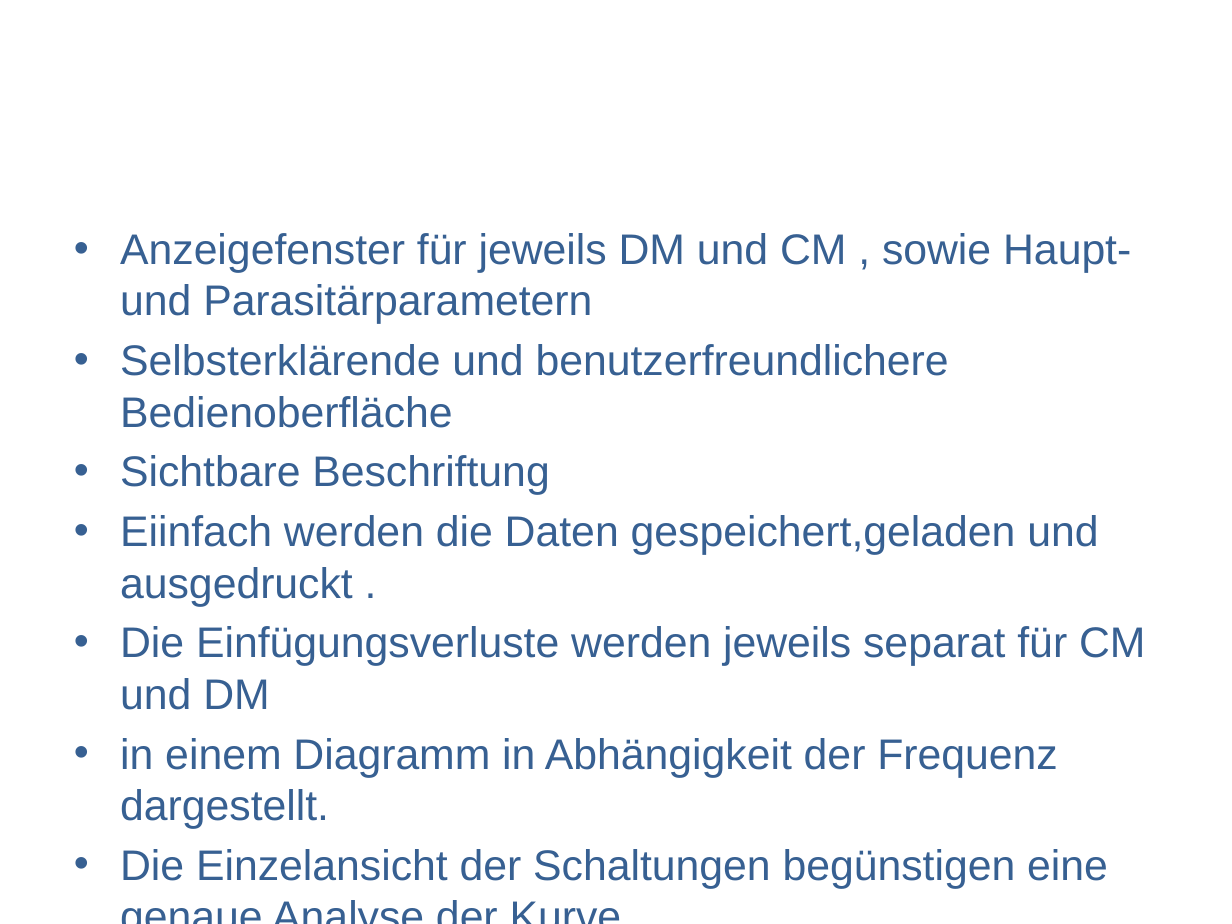
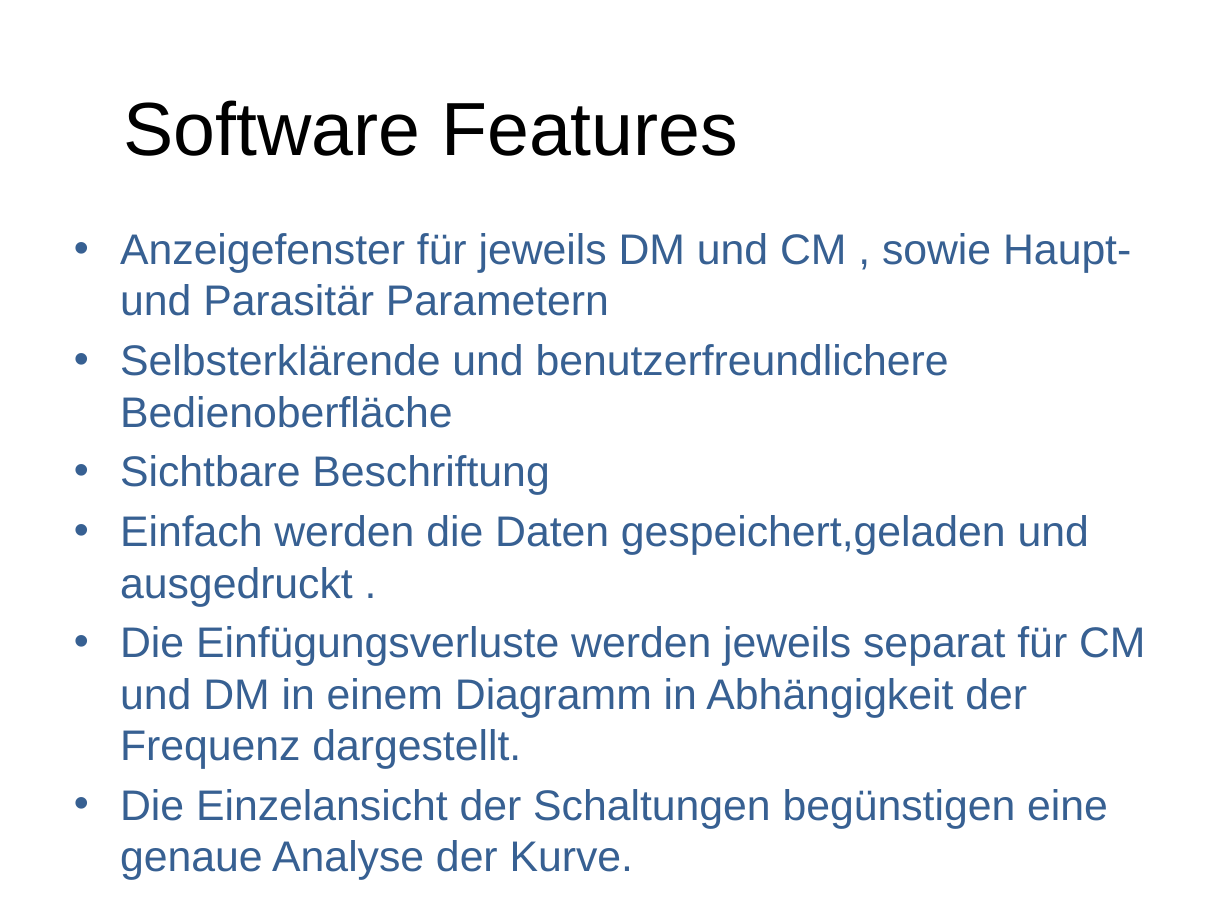
Before and after one commit to marinataborda/P2Organisation, a slide deck: slide 9 of ZwischenPresäntation.pptx. Drawn at 1232x924 pixels with LibreOffice and Linux fonts; fonts in the diff are those of the drawing. Boxes give left, top, right and bottom in pixels: in the first picture for what was removed or moved away, otherwise in the second. Text is boxed around its words. In the diff, an @@ line names an element or a change of style, - is before the commit and + after.

```diff
--- a/ZwischenPresäntation.pptx
+++ b/ZwischenPresäntation.pptx
@@ text added at [124, 100, 738, 156], 44 pt, text #000000 @@
+Software Features
@@ text at [120, 233, 1131, 316]: text changed @@
-• Anzeigefenster für jeweils DM und CM , sowie Haupt- und Parasitärparametern
+• Anzeigefenster für jeweils DM und CM , sowie Haupt- und Parasitär Parametern
@@ text at [120, 515, 1145, 769]: text changed @@
-• Eiinfach werden die Daten gespeichert,geladen und ausgedruckt .
-• Die Einfügungsverluste werden jeweils separat für CM und DM
-• in einem Diagramm in Abhängigkeit der Frequenz dargestellt.
+• Einfach werden die Daten gespeichert,geladen und ausgedruckt .
+• Die Einfügungsverluste werden jeweils separat für CM und DM in einem Diagramm in Abhängigkeit der Frequenz dargestellt.
```
Also in this commit, not shown: 2 other slides changed, 1 slide added, 1 slide removed.
